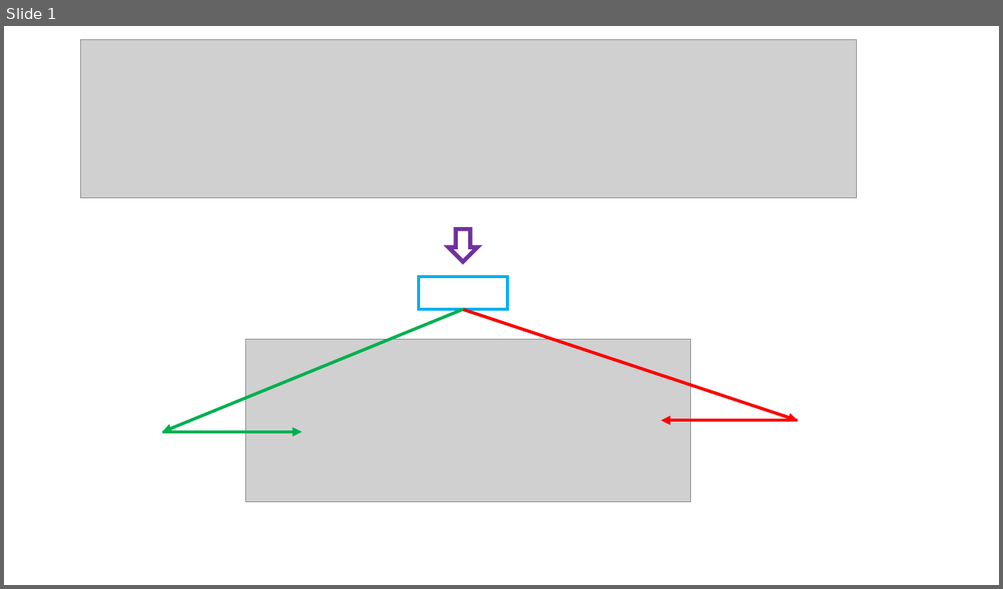
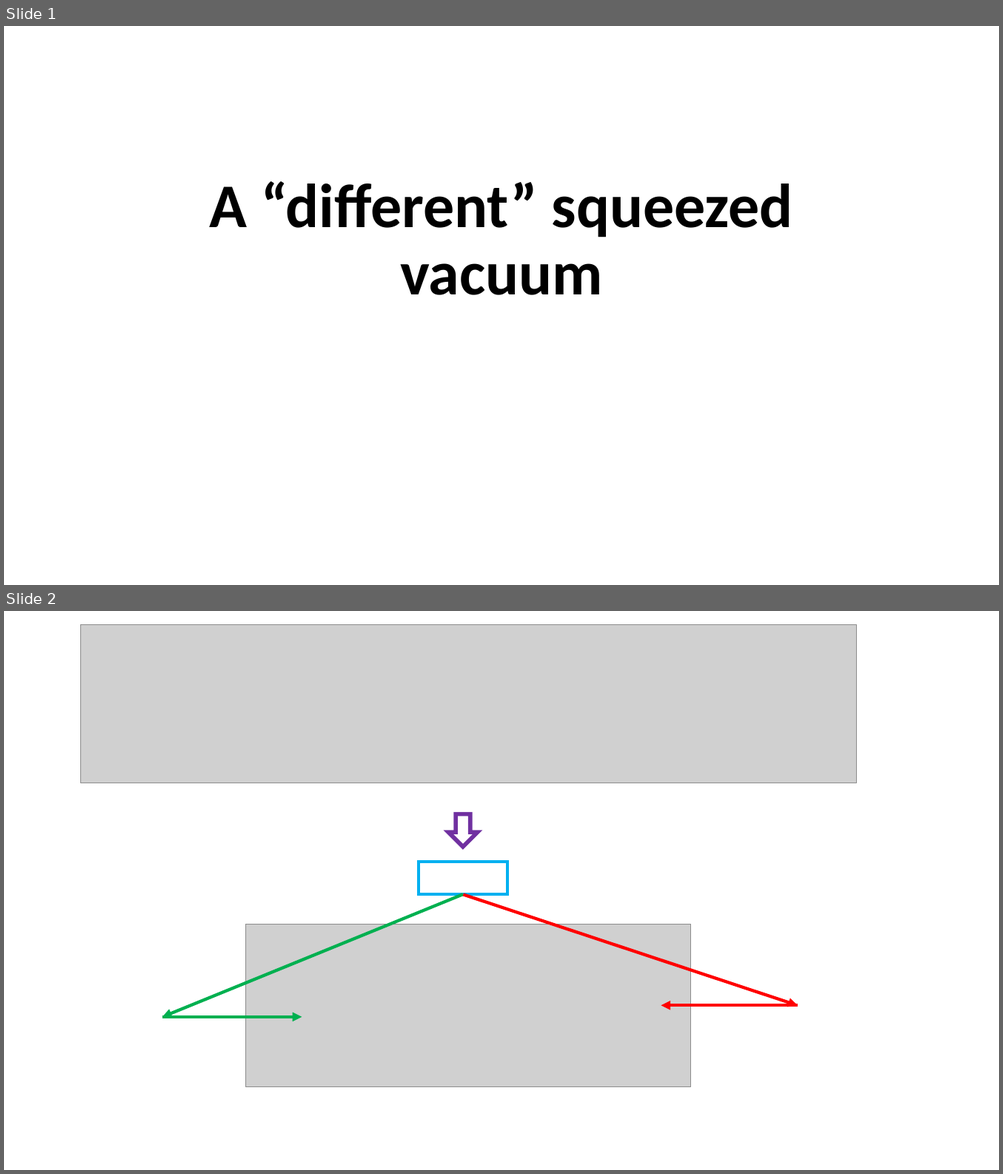
Before and after one commit to youjieyu888/circular-waveguide, a slide deck: 3-level.pptx. Shown one above the other, each under a label of ours: slide 1 before the commit, slides 1 and 2 after it. The pictures are 1003x589 and 1003x1174 pixels, drawn with LibreOffice and Linux fonts; fonts in the diff are those of the drawing; grey boxes stand for pictures. Boxes give left, top, right and bottom in pixels: in the first picture for what was removed or moved away, otherwise in the second. Text is boxed around its words. In the diff, an @@ line names an element or a change of style, - is before the commit and + after.

```diff
--- a/3-level.pptx
+++ b/3-level.pptx
@@ slide 1 added at [4, 26, 999, 585], background #FFFFFF @@
@@ title added at [209, 181, 793, 295], 60 pt, text #000000, bold @@
+A “different” squeezed vacuum
@@ what was slide 1 is now slide 2 @@
```
Also in this commit, not shown: 2 slides changed, 1 other slide added, 5 other files.
